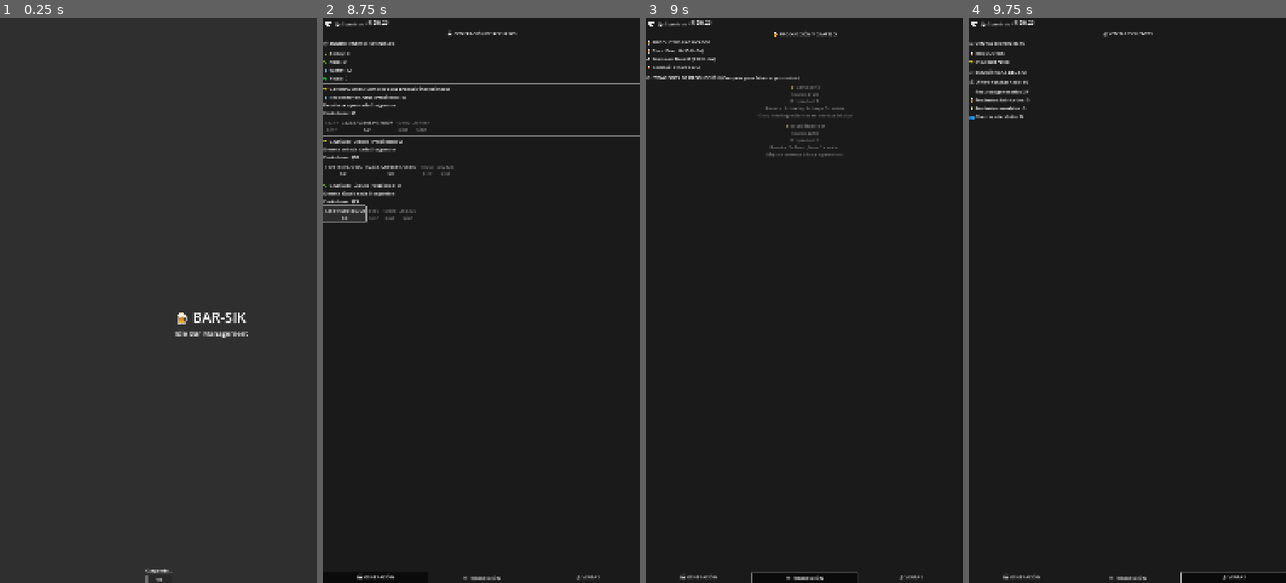
Above: before the commit, frames 1-4 (left to right).
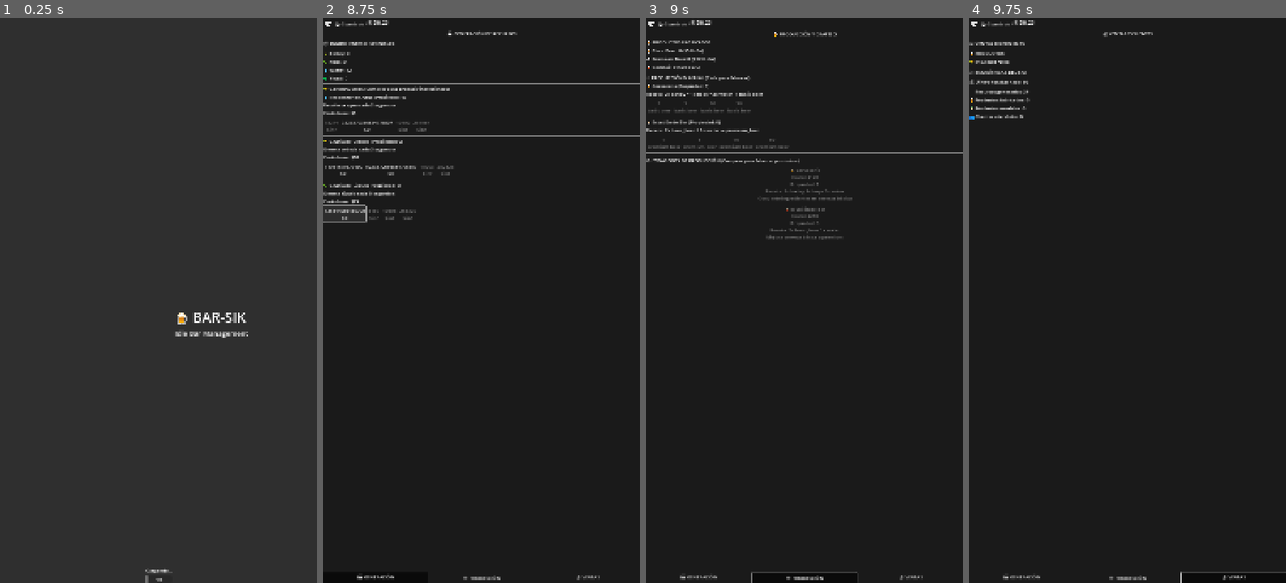
Above: after the commit, the same moments.

Repository: Kavalieri/bar-sik
Game: Godot game, scene res://scenes/SplashScreen.tscn
The game is run twice, just before and just after one commit, with the same random seed, the same clock (stepped at 60 frames per second) and the same inputs.
Inputs (mouse positions are in pixels of both pictures, inside the frame that each line leads up to):
- Up to frame 1 (0.25 s): no input
- Up to frame 2 (8.75 s): tap Enter at 0.5 s; move the mouse to (551, 272) at 0.52 s; click (551, 272) at 0.67 s; click "Iniciar Juego" at 1.25 s; click "⏸️" at 2 s; click "Iniciar Juego" at 2.75 s; click "💾 Guardado" at 3.5 s; click "1 $5" at 4.25 s; click "🏭 GENERACIÓN" at 5 s; click "9223372036854775807 $0" at 5.75 s; click "11031671679100 $0" at 6.5 s; click "9223372036854775807 $0" at 7.25 s; click "125644286130700 $0" at 8 s
- Up to frame 3 (9 s): click "⚒️ PRODUCCIÓN" at 8.75 s
- Up to frame 4 (9.75 s): click "💰 VENTAS" at 9.5 s

Frames 1-2 are identical in both runs. In frame 3, 2.4% of the frame differs, in the area x 0-100%, y 10-40%; in frame 4, nothing differs.
Error in both runs: Error calling GDScript utility function "range()": Cannot resize array. (res://scripts/GenerationPanel.gd:109)

Commit message:
feat: Sistema de producción manual por clicks con incrementos
TRANSFORMACIÓN COMPLETA A IDLE CLICKER:
🔄 PRODUCCIÓN MANUAL:
- Eliminada producción automática por timers
- Nueva sección 'Producción Manual' con botones de click
- Incrementos de producción: 1, 5, 10, 50 unidades
- Verificación inteligente de ingredientes disponibles
- Producción por lotes hasta agotar ingredientes

⚡ INTERFAZ MEJORADA:
- Cada estación muestra: nombre, cantidad poseída, receta completa
- Botones muestran cantidad a producir y producto resultante
- Deshabilitación automática cuando faltan ingredientes o estaciones
- Separadores visuales entre estaciones

🎮 MECÁNICAS IDLE:
- Jugadores deben hacer click para producir (no automático)
- Escalado de cantidad para manejar números grandes
- Sistema de lotes optimizado para múltiples producciones
- Mensajes detallados de producción exitosa

SISTEMA COMPLETO IMPLEMENTADO:
✅ Ventas granulares con incrementos (1, 5, 10, TODO)
✅ Compras de generadores con incrementos (1, 5, 10, 25)
✅ Producción manual con incrementos (1, 5, 10, 50)
✅ Recolector de agua como nuevo generador
✅ Transición completa de automático a click-based

Diff:
--- a/project/scenes/ProductionPanel.tscn
+++ b/project/scenes/ProductionPanel.tscn
@@ -34,6 +34,19 @@
 [node name="Separator1" type="HSeparator" parent="MainContainer"]
 layout_mode = 2
 
+[node name="ProductionSection" type="VBoxContainer" parent="MainContainer"]
+layout_mode = 2
+
+[node name="ProductionTitle" type="Label" parent="MainContainer/ProductionSection"]
+layout_mode = 2
+text = "⚡ PRODUCCIÓN MANUAL (Click para fabricar)"
+
+[node name="ProductionContainer" type="VBoxContainer" parent="MainContainer/ProductionSection"]
+layout_mode = 2
+
+[node name="Separator2" type="HSeparator" parent="MainContainer"]
+layout_mode = 2
+
 [node name="StationsSection" type="VBoxContainer" parent="MainContainer"]
 layout_mode = 2
 
--- a/project/scripts/GameScene.gd
+++ b/project/scripts/GameScene.gd
@@ -117,7 +117,9 @@
 
 	production_panel.setup_products(game_data)
 	production_panel.setup_stations(production_stations)
+	production_panel.setup_production_interfaces(production_stations)
 	production_panel.station_purchased.connect(_on_station_purchased)
+	production_panel.manual_production_requested.connect(_on_manual_production_requested)
 
 	sales_panel.item_sell_requested.connect(_on_item_sell_requested)
 
@@ -188,7 +190,9 @@
 		var station = station_id
 		var owned_count = game_data["stations"].get(station.id, 0)
 		if owned_count > 0:
-			_start_production_timer(station.id)
+			# Producción manual ahora - no iniciar timer automático
+			# _start_production_timer(station.id)
+			pass
 
 	# Timer para clientes automáticos (cada 8 segundos)
 	customer_timer = Timer.new()
@@ -215,6 +219,7 @@
 
 	production_panel.update_product_displays(game_data)
 	production_panel.update_station_buttons(production_stations, game_data)
+	production_panel.update_production_interfaces(production_stations, game_data)
 
 	sales_panel.update_statistics(game_data)
 	sales_panel.update_sell_interfaces(game_data)
@@ -284,10 +289,55 @@
 		game_data["stations"][station.id] = game_data["stations"].get(station.id, 0) + 1
 
 		print("✅ Comprado: %s (Total: %d)" % [station.name, game_data["stations"][station.id]])
-		_start_production_timer(station.id)
+		# Producción manual ahora - no iniciar timer automático
+		# _start_production_timer(station.id)
 		_update_all_displays()
 	else:
 		print("❌ Dinero insuficiente para %s" % station.name)
+
+
+func _on_manual_production_requested(station_index: int, quantity: int) -> void:
+	var station = production_stations[station_index]
+	var owned = game_data["stations"].get(station.id, 0)
+
+	if owned <= 0:
+		print("⚠️ No tienes %s para producir" % station.name)
+		return
+
+	var successful_productions = 0
+
+	# Intentar producir la cantidad solicitada
+	for i in range(quantity):
+		# Verificar ingredientes para una unidad
+		var can_produce = true
+		for ingredient in station.recipe.keys():
+			var needed = station.recipe[ingredient]
+			var available = game_data["resources"].get(ingredient, 0)
+			if available < needed:
+				can_produce = false
+				break
+
+		if can_produce:
+			# Consumir ingredientes
+			for ingredient in station.recipe.keys():
+				var needed = station.recipe[ingredient]
+				game_data["resources"][ingredient] -= needed
+
+			# Producir producto
+			game_data["products"][station.produces] = game_data["products"].get(station.produces, 0) + 1
+			successful_productions += 1
+		else:
+			break  # No más ingredientes disponibles
+
+	if successful_productions > 0:
+		print("🍺 Producido: +%d %s" % [successful_productions, station.produces])
+
+		if GameEvents:
+			GameEvents.product_crafted.emit(station.produces, successful_productions, station.recipe)
+
+		_update_all_displays()
+	else:
+		print("⚠️ Ingredientes insuficientes para producir %s" % station.produces)
 
 
 func _start_production_timer(station_id: String) -> void:
--- a/project/scripts/ProductionPanel.gd
+++ b/project/scripts/ProductionPanel.gd
@@ -1,8 +1,9 @@
 extends ScrollContainer
-## ProductionPanel - Panel de producción y crafteo
-## Maneja los productos fabricados y las estaciones de producción
+## ProductionPanel - Panel de producción manual y crafteo
+## Maneja los productos fabricados, estaciones y producción manual por clicks
 
 @onready var product_container: VBoxContainer = $MainContainer/ProductsSection/ProductContainer
+@onready var production_container: VBoxContainer = $MainContainer/ProductionSection/ProductionContainer
 @onready var station_container: VBoxContainer = $MainContainer/StationsSection/StationContainer
 
 # Variables de UI
@@ -11,6 +12,7 @@
 
 # Señales para comunicación con GameScene
 signal station_purchased(station_index: int)
+signal manual_production_requested(station_index: int, quantity: int)
 
 
 func _ready() -> void:
@@ -38,6 +40,45 @@
 		button.pressed.connect(_on_station_purchased.bind(i))
 		station_container.add_child(button)
 		station_buttons.append(button)
+
+
+func setup_production_interfaces(production_stations: Array[Dictionary]) -> void:
+	# Limpiar contenido existente
+	_clear_production_interfaces()
+
+	# Crear interfaces de producción para cada estación
+	for i in range(production_stations.size()):
+		var station = production_stations[i]
+		var station_container_v = VBoxContainer.new()
+		production_container.add_child(station_container_v)
+
+		# Label con información de la estación
+		var info_label = Label.new()
+		info_label.text = "%s\nReceta: %s" % [station.name, _format_recipe(station.recipe)]
+		station_container_v.add_child(info_label)
+
+		# Contenedor horizontal para botones de producción
+		var button_container = HBoxContainer.new()
+		station_container_v.add_child(button_container)
+
+		# Botones de producción por incrementos
+		var increments = [1, 5, 10, 50]
+		for increment in increments:
+			var button = Button.new()
+			button.text = str(increment)
+			button.pressed.connect(_on_manual_production.bind(i, increment))
+			button_container.add_child(button)
+
+		# Separador
+		var separator = HSeparator.new()
+		station_container_v.add_child(separator)
+
+
+func _format_recipe(recipe: Dictionary) -> String:
+	var recipe_parts = []
+	for ingredient in recipe.keys():
+		recipe_parts.append("%dx %s" % [recipe[ingredient], ingredient])
+	return " + ".join(recipe_parts)
 
 
 func update_product_displays(game_data: Dictionary) -> void:
@@ -52,6 +93,53 @@
 		)
 
 
+func update_production_interfaces(production_stations: Array[Dictionary], game_data: Dictionary) -> void:
+	# Actualizar cada interfaz de producción
+	var production_interfaces = production_container.get_children()
+
+	for i in range(min(production_interfaces.size(), production_stations.size())):
+		var station = production_stations[i]
+		var interface_container = production_interfaces[i]
+		var owned = game_data["stations"].get(station.id, 0)
+
+		# Actualizar info label (primer hijo)
+		var info_label = interface_container.get_child(0) as Label
+		info_label.text = "%s (Propiedad: %d)\nReceta: %s → %s" % [
+			station.name, owned, _format_recipe(station.recipe), station.produces
+		]
+
+		# Actualizar botones de producción (segundo hijo es el HBoxContainer)
+		var button_container = interface_container.get_child(1) as HBoxContainer
+		var buttons = button_container.get_children()
+
+		for j in range(buttons.size()):
+			var button = buttons[j] as Button
+			var increment = int(button.text)
+			var can_produce = owned > 0 and _can_afford_production(station, game_data, increment)
+
+			button.text = "%d\n%s" % [increment, station.produces.replace("_", " ")]
+			button.disabled = not can_produce
+
+
+func _can_afford_production(station: Dictionary, game_data: Dictionary, quantity: int) -> bool:
+	# Verificar si hay suficientes ingredientes para la receta
+	for ingredient in station.recipe.keys():
+		var needed = station.recipe[ingredient] * quantity
+		var available = game_data["resources"].get(ingredient, 0)
+		if available < needed:
+			return false
+	return true
+
+
+func _on_manual_production(station_index: int, quantity: int) -> void:
+	manual_production_requested.emit(station_index, quantity)
+
+
+func _clear_production_interfaces() -> void:
+	for child in production_container.get_children():
+		child.queue_free()
+
+
 func update_station_buttons(production_stations: Array[Dictionary], game_data: Dictionary) -> void:
 	for i in range(station_buttons.size()):
 		if i < production_stations.size():
